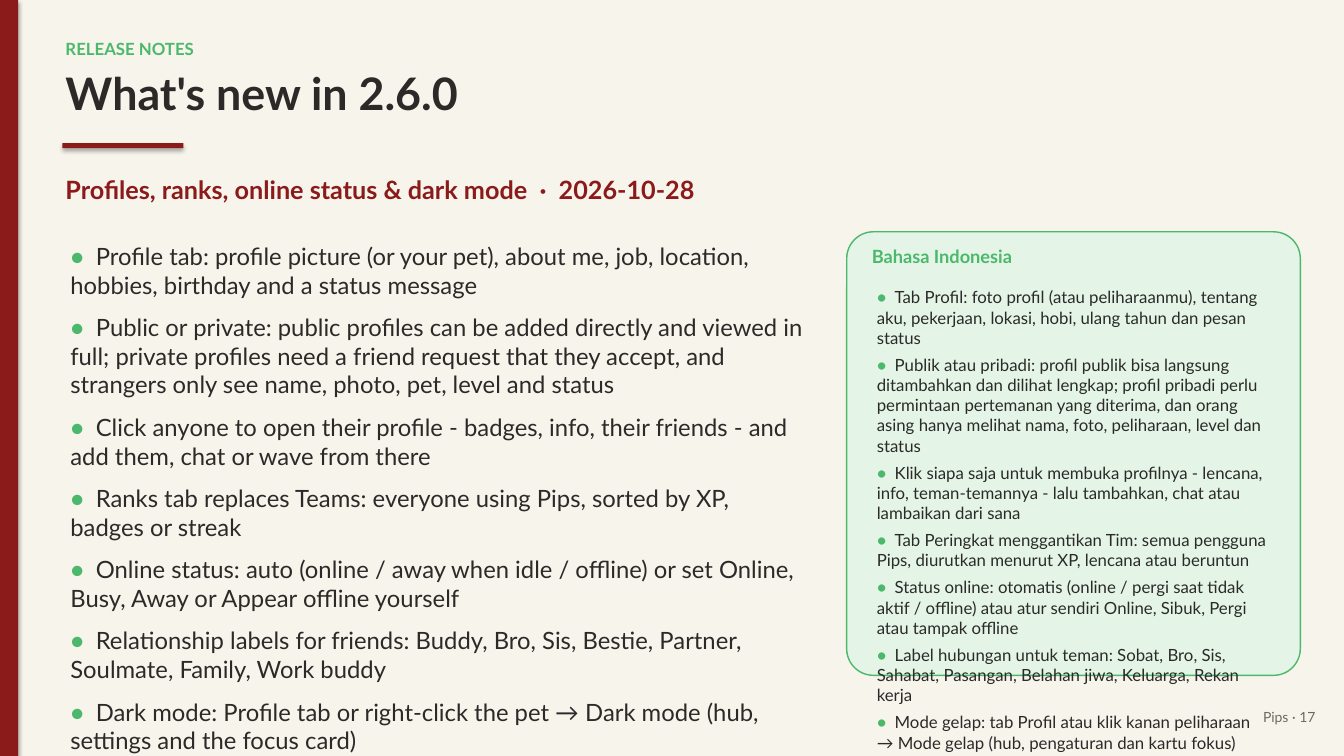
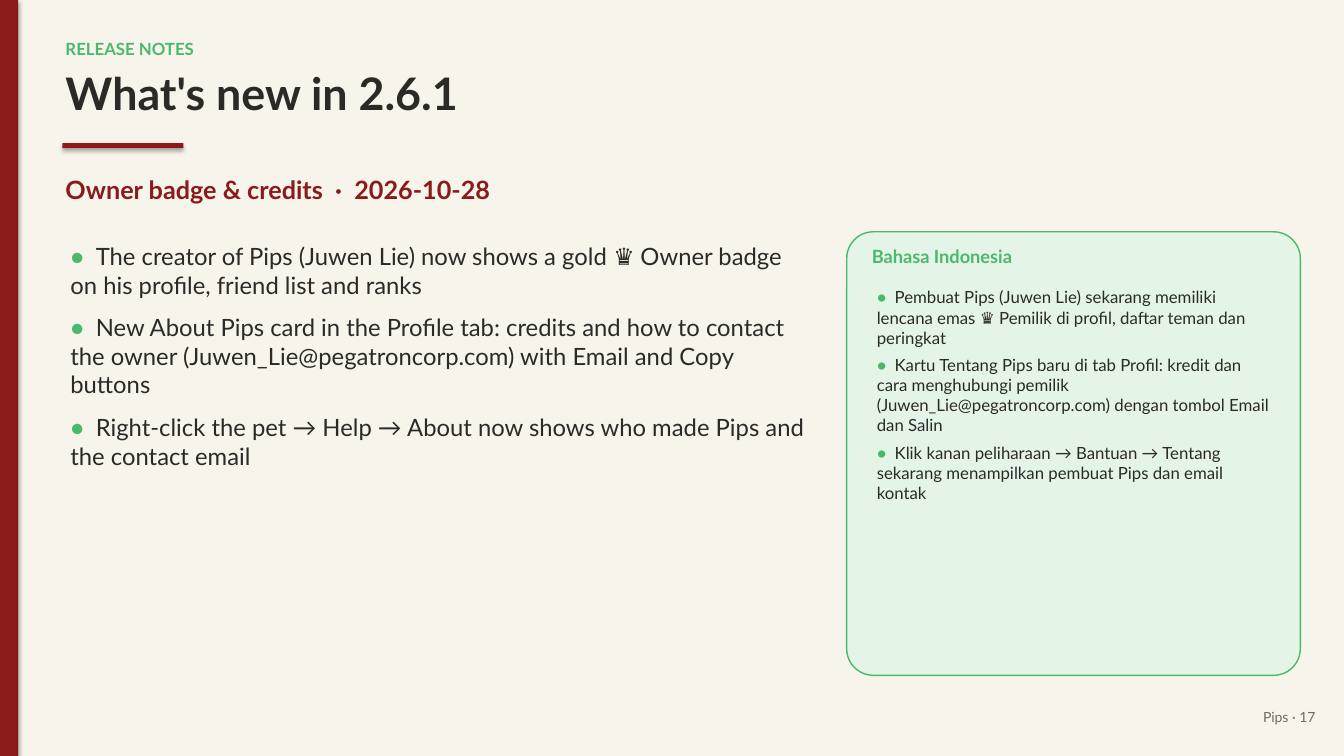
Before and after one commit to juw12/projects, a slide deck: slide 17 of apps/pips/web/download/Pips-Guide.pptx. Drawn at 1344x756 pixels with LibreOffice and Linux fonts; fonts in the diff are those of the drawing. Boxes give left, top, right and bottom in pixels: in the first picture for what was removed or moved away, otherwise in the second. Text is boxed around its words. In the diff, an @@ line names an element or a change of style, - is before the commit and + after.

Commit message:
pips 2.6.1: Owner badge & credits

```diff
--- a/apps/pips/web/download/Pips-Guide.pptx
+++ b/apps/pips/web/download/Pips-Guide.pptx
@@ text at bbox=[65, 76, 458, 111]: text changed @@
-What's new in 2.6.0
+What's new in 2.6.1
@@ text at bbox=[65, 180, 490, 204]: text changed @@
-Profiles, ranks, online status & dark mode · 2026-10-28
+Owner badge & credits · 2026-10-28
@@ text at bbox=[70, 246, 803, 465]: text changed @@
-• Profile tab: profile picture (or your pet), about me, job, location, hobbies, birthday and a status message
-• Public or private: public profiles can be added directly and viewed in full; private profiles need a friend request that they accept, and strangers only see name, photo, pet, level and status
-• Click anyone to open their profile - badges, info, their friends - and add them, chat or wave from there
-• Ranks tab replaces Teams: everyone using Pips, sorted by XP, badges or streak
-• Online status: auto (online / away when idle / offline) or set Online, Busy, Away or Appear offline yourself
-• Relationship labels for friends: Buddy, Bro, Sis, Bestie, Partner, Soulmate, Family, Work buddy
-• Dark mode: Profile tab or right-click the pet → Dark mode (hub, settings and the focus card)
+• The creator of Pips (Juwen Lie) now shows a gold ♛ Owner badge on his profile, friend list and ranks
+• New About Pips card in the Profile tab: credits and how to contact the owner (Juwen_Lie@pegatroncorp.com) with Email and Copy buttons
+• Right-click the pet → Help → About now shows who made Pips and the contact email
@@ text at bbox=[877, 290, 1269, 499]: text changed @@
-• Tab Profil: foto profil (atau peliharaanmu), tentang aku, pekerjaan, lokasi, hobi, ulang tahun dan pesan status
-• Publik atau pribadi: profil publik bisa langsung ditambahkan dan dilihat lengkap; profil pribadi perlu permintaan pertemanan yang diterima, dan orang asing hanya melihat nama, foto, peliharaan, level dan status
-• Klik siapa saja untuk membuka profilnya - lencana, info, teman-temannya - lalu tambahkan, chat atau lambaikan dari sana
-• Tab Peringkat menggantikan Tim: semua pengguna Pips, diurutkan menurut XP, lencana atau beruntun
-• Status online: otomatis (online / pergi saat tidak aktif / offline) atau atur sendiri Online, Sibuk, Pergi atau tampak offline
-• Label hubungan untuk teman: Sobat, Bro, Sis, Sahabat, Pasangan, Belahan jiwa, Keluarga, Rekan kerja
-• Mode gelap: tab Profil atau klik kanan peliharaan → Mode gelap (hub, pengaturan dan kartu fokus)
+• Pembuat Pips (Juwen Lie) sekarang memiliki lencana emas ♛ Pemilik di profil, daftar teman dan peringkat
+• Kartu Tentang Pips baru di tab Profil: kredit dan cara menghubungi pemilik (Juwen_Lie@pegatroncorp.com) dengan tombol Email dan Salin
+• Klik kanan peliharaan → Bantuan → Tentang sekarang menampilkan pembuat Pips dan email kontak
```
Also in this commit, not shown: 2 other slides changed, 11 other files.
